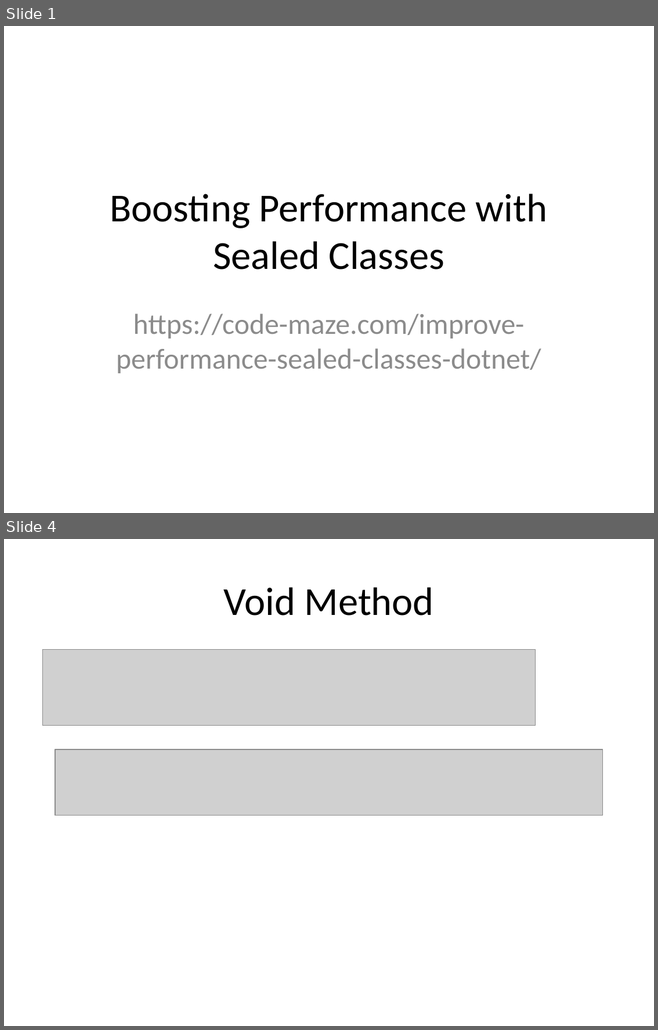
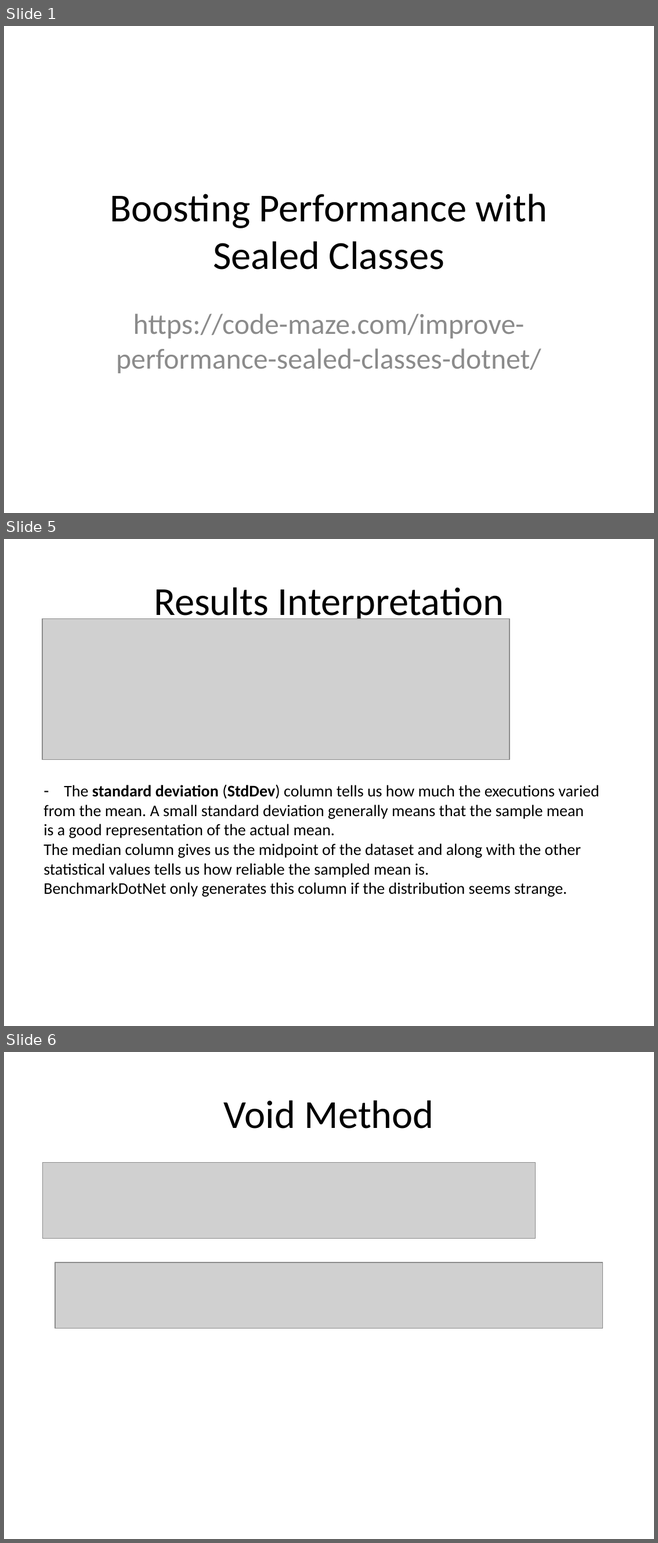
Before and after one commit to vantale/SOLID.DesignPatterns, a slide deck: SOLID.DesignPatterns/Singleton/Sealed/Boosting Performance with Sealed Classes.pptx. Shown one above the other, each under a label of ours: slides 1 and 4 before the commit, slides 1, 5 and 6 after it; the slides between them are not shown. The pictures are 658x1030 and 658x1543 pixels, drawn with LibreOffice and Linux fonts; fonts in the diff are those of the drawing; grey boxes stand for pictures. Boxes give left, top, right and bottom in pixels: in the first picture for what was removed or moved away, otherwise in the second. Text is boxed around its words. In the diff, an @@ line names an element or a change of style, - is before the commit and + after.

```diff
--- a/SOLID.DesignPatterns/Singleton/Sealed/Boosting Performance with Sealed Classes.pptx
+++ b/SOLID.DesignPatterns/Singleton/Sealed/Boosting Performance with Sealed Classes.pptx
@@ slide 5 added at (x1=4, y1=539, x2=654, y2=1026), background #FFFFFF @@
@@ title added at (x1=154, y1=587, x2=504, y2=624), 44 pt, text #000000 @@
+Results Interpretation
@@ picture added at (x1=42, y1=619, x2=509, y2=759) @@
@@ text added at (x1=43, y1=784, x2=598, y2=897), 18 pt, text #000000 @@
+– The standard deviation (StdDev) column tells us how much the executions varied
+from the mean. A small standard deviation generally means that the sample mean
+is a good representation of the actual mean.
+The median column gives us the midpoint of the dataset and along with the other
+statistical values tells us how reliable the sampled mean is.
+BenchmarkDotNet only generates this column if the distribution seems strange.
@@ what was slide 4 is now slide 6 @@
```
Also in this commit, not shown: 1 slide changed, 9 other slides added, 2 slides removed, 2 other files.
